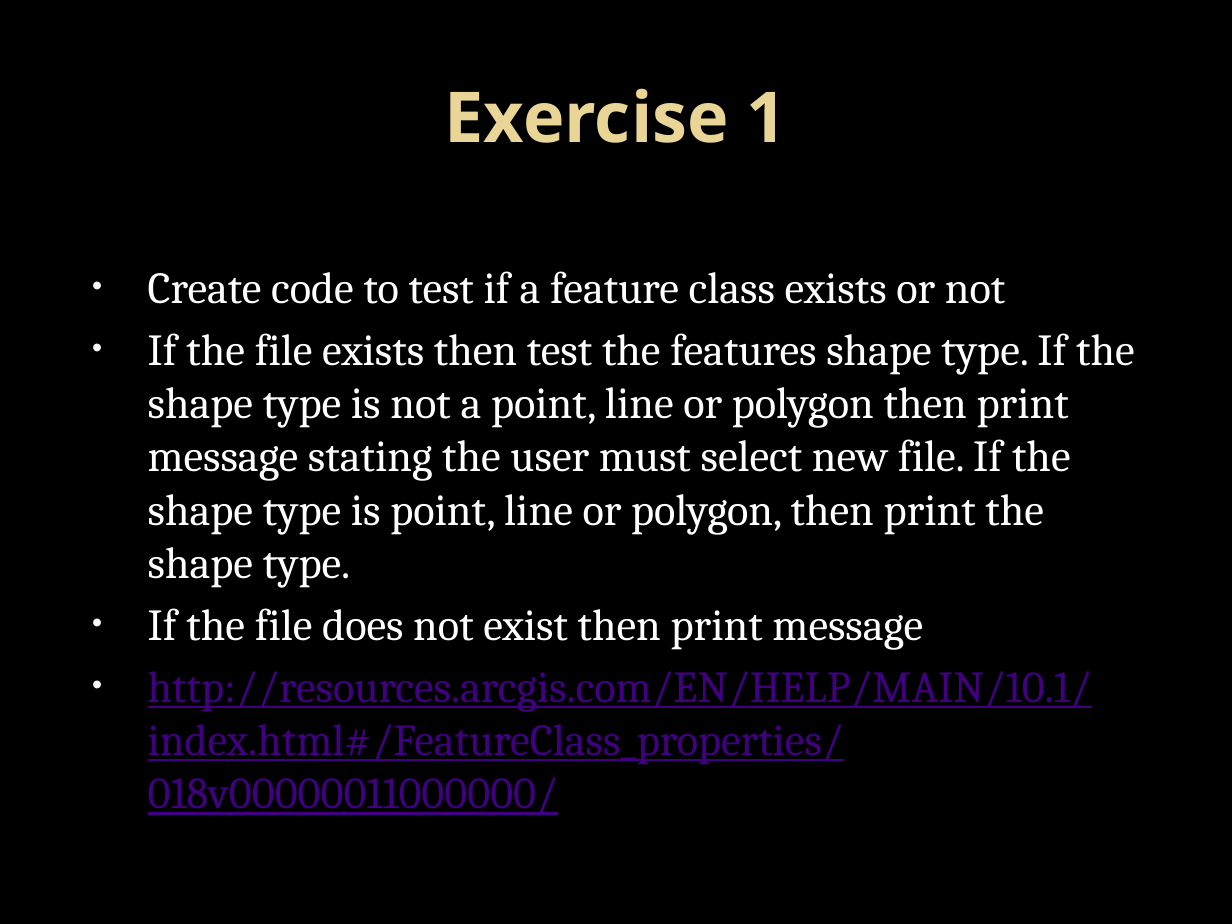
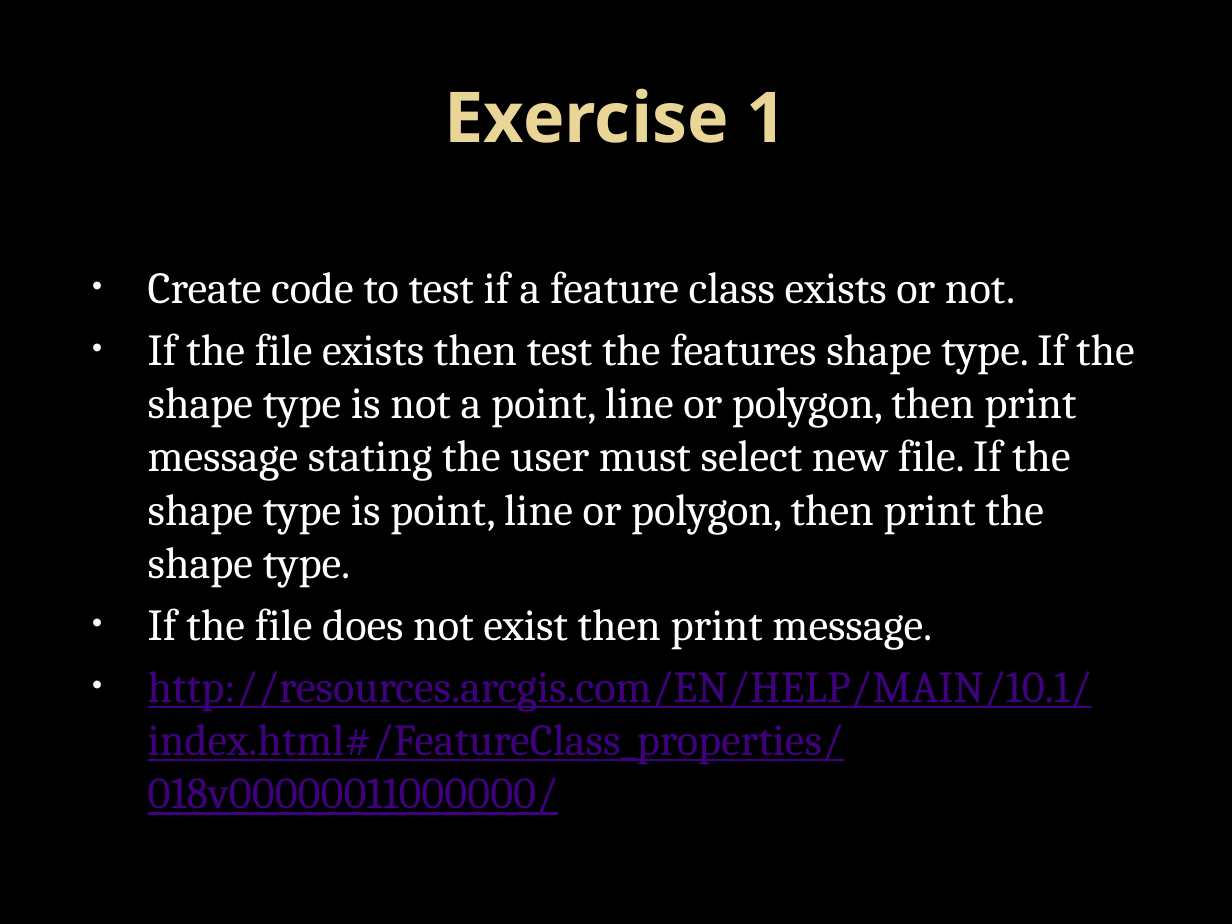
Before and after one commit to LukeKaim/python_training, a slide deck: slide 21 of introduction to python_1.pptx (slide 19 before the commit). Drawn at 1232x924 pixels with LibreOffice and Linux fonts; fonts in the diff are those of the drawing; background and template pictures are left out. Boxes give left, top, right and bottom in pixels: in the first picture for what was removed or moved away, otherwise in the second. Text is boxed around its words. In the diff, an @@ line names an element or a change of style, - is before the commit and + after.

```diff
--- a/introduction to python_1.pptx
+++ b/introduction to python_1.pptx
@@ text at (148, 271, 1135, 650): text changed @@
-• Create code to test if a feature class exists or not
-• If the file exists then test the features shape type. If the shape type is not a point, line or polygon then print message stating the user must select new file. If the shape type is point, line or polygon, then print the shape type.
-• If the file does not exist then print message
+• Create code to test if a feature class exists or not.
+• If the file exists then test the features shape type. If the shape type is not a point, line or polygon, then print message stating the user must select new file. If the shape type is point, line or polygon, then print the shape type.
+• If the file does not exist then print message.
```
Also in this commit, not shown: 16 other slides changed, 5 slides added, 17 other files.
